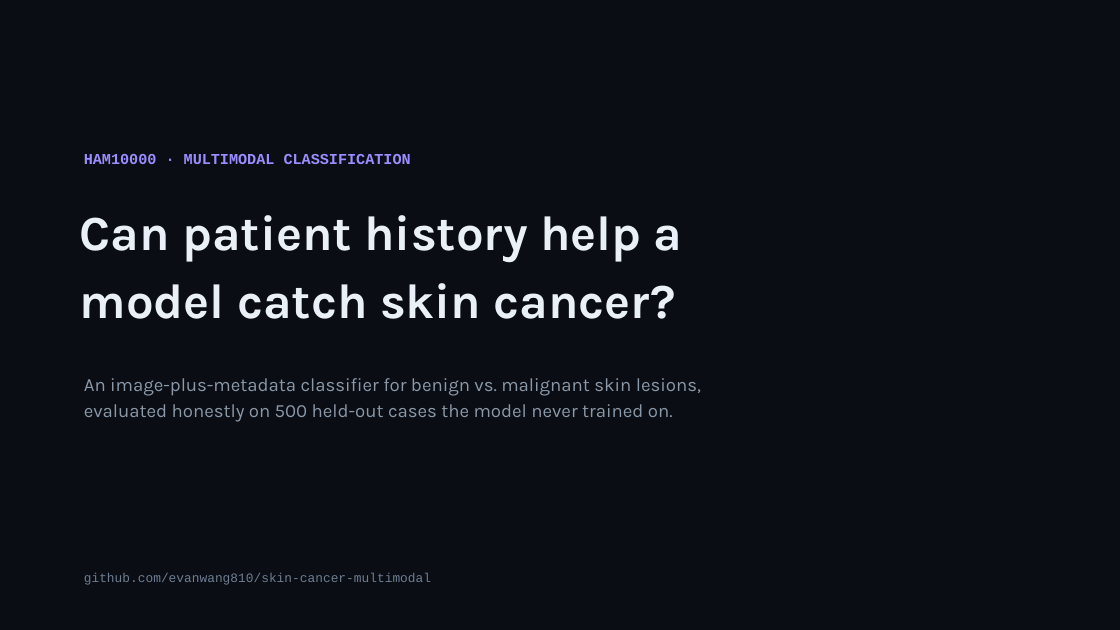
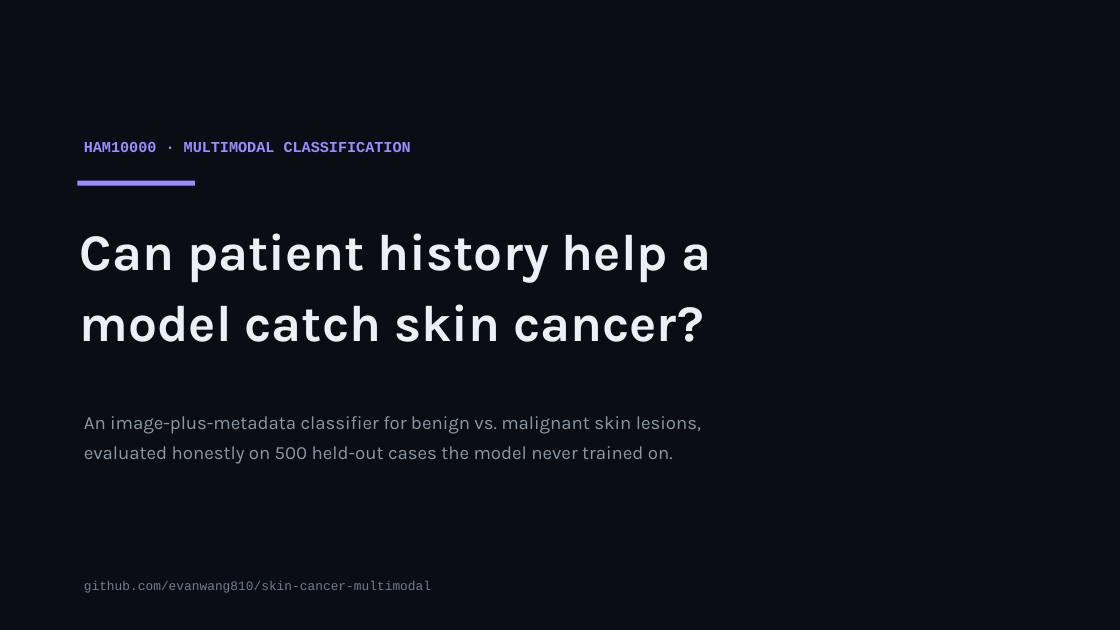
Before and after one commit to evanwang810/skin-cancer-multimodal, a slide deck: slide 1 of presentation.pptx. Drawn at 1120x630 pixels with LibreOffice and Linux fonts; fonts in the diff are those of the drawing. Boxes give left, top, right and bottom in pixels: in the first picture for what was removed or moved away, otherwise in the second. Text is boxed around its words. In the diff, an @@ line names an element or a change of style, - is before the commit and + after.

Commit message:
Polish the deck: add a design-process / debugging arc and reproducible build script

```diff
--- a/presentation.pptx
+++ b/presentation.pptx
@@ text "HAM10000 · MULTIMODAL CLASSIFICATION": place and size @@
-text "HAM10000 · MULTIMODAL CLASSIFICATION" at (84,154,411,164)
+text "HAM10000 · MULTIMODAL CLASSIFICATION" at (84,142,411,152)
@@ text "Can patient history help a": place and size @@
-text "Can patient history help a" at (80,215,683,319)
+text "Can patient history help a" at (80,233,711,342)
@@ text "Can patient history help a" at (80,233,711,342): size 42 to 44 pt @@
@@ rectangle added at (77,181,195,186), fill #9B8CFF @@
@@ text "An image-plus-metadata classifier for benign ...": place and size @@
-text "An image-plus-metadata classifier for benign ..." at (84,378,701,422)
+text "An image-plus-metadata classifier for benign ..." at (84,416,701,464)
@@ text "An image-plus-metadata classifier for benign ..." at (84,416,701,464): line spacing 1.15 to 1.35 @@
@@ text "github.com/evanwang810/skin-cancer-multimodal": place and size @@
-text "github.com/evanwang810/skin-cancer-multimodal" at (84,573,431,585)
+text "github.com/evanwang810/skin-cancer-multimodal" at (84,581,431,593)
```
Also in this commit, not shown: 12 other slides changed, 7 slides added, 1 slide removed, 1 other file.
